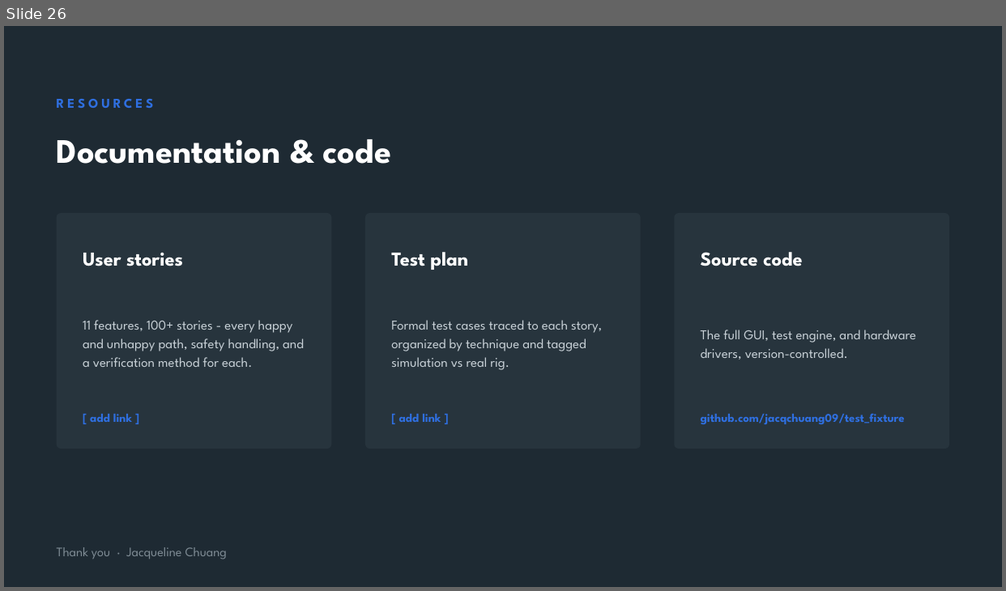
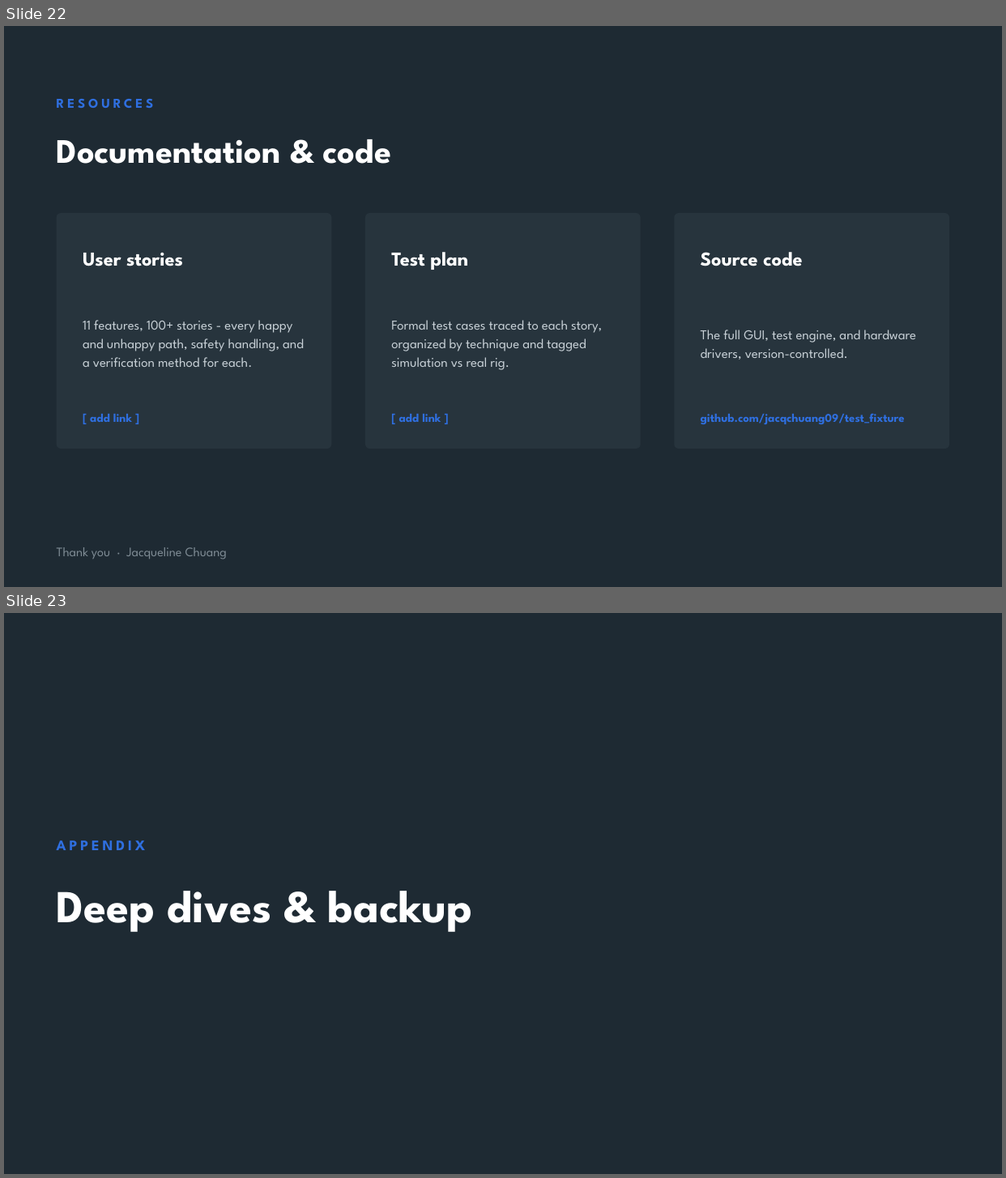
Before and after one commit to jacqchuang09/test_fixture, a slide deck: slideshow/Test_Fixture_GUI_Update.pptx. Shown one above the other, each under a label of ours: slide 26 before the commit, slides 22 and 23 after it. The pictures are 1006x591 and 1006x1178 pixels, drawn with LibreOffice and Linux fonts; fonts in the diff are those of the drawing. Boxes give left, top, right and bottom in pixels: in the first picture for what was removed or moved away, otherwise in the second. Text is boxed around its words. In the diff, an @@ line names an element or a change of style, - is before the commit and + after.

```diff
--- a/slideshow/Test_Fixture_GUI_Update.pptx
+++ b/slideshow/Test_Fixture_GUI_Update.pptx
@@ slide 23 added at (4,613,1002,1174), background #1E2A33 @@
@@ text added at (57,841,146,850), 14 pt, text #2F6FE0, bold @@
+APPENDIX
@@ text added at (57,891,473,932), 44 pt, text #FFFFFF, bold @@
+Deep dives & backup
@@ what was slide 26 is now slide 22 @@
```
Also in this commit, not shown: 7 slides changed, 3 other slides added, 6 other files.
